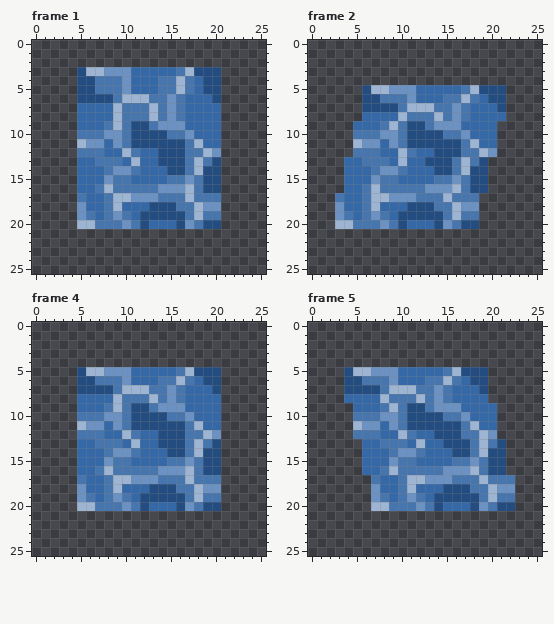
Two versions of one pixel-art file, assets/water.aseprite. The picture above is the old version.
26x26 pixels, 6 frames. Shown: frame 1, frame 2, frame 4, frame 5. The commit also changed other frames, which this record leaves out.
The same view after the edit:
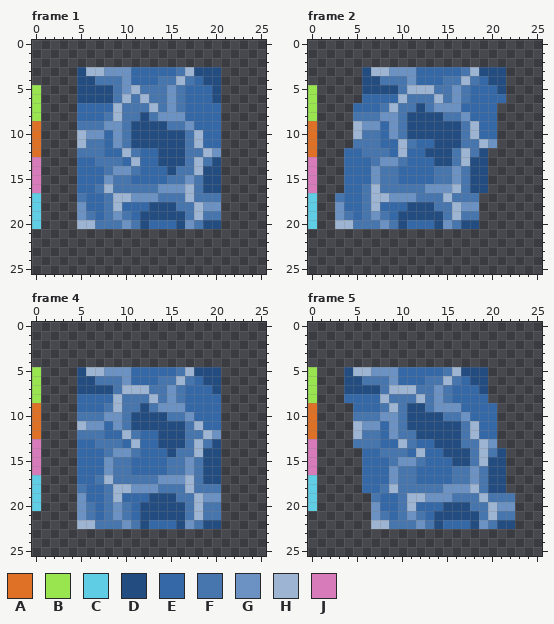
Palette (. is transparent): A #df7126  B #99e550  C #5fcde4  D #234d80  E #3568a7  F #4775ae  G #6b92c2  H #9db5d2  J #d77bba
The exact change:
Changed rows in their new state; - is an unchanged pixel.
Frame 1:
first column x 0:
 5 B------DD--HFF-GFE-E
 6 B----------F--------
 7 B-------------------
 8 B-------F---DFG-G---
 9 A----FFFGG---DDFFG--
10 A----HGGE------DDFH-
11 A-----FF------------
12 A-------------------
13 J-------------------
14 J---------------F---
15 J-------------------
16 J-------------------
17 C-------------------
18 C-------------------
19 C-------------------
20 C-------------------
Frame 2:
first column x 0:
 3 ------DHHGGGEEEEEFHDDD
 4 ------DDFFFGEEEFFHFEDD
 5 B------DDDFHHHFFG-EEE-
 6 B-----EEEEHFFFH-GFE-EE
 7 B----EEEFH-FDFGG-E---.
 8 B----FFFGGFDDDD-FG---.
 9 A----HGGEG---DDDDFH---
10 A----H--E------DDFH---
11 A----FFF-EHFEE----FHG-
12 A---EE--F--E-D--FH-D.-
13 J-----E-GGF--E----D---
14 J------GFFE---FFGF----
15 J---------------------
16 J---------------------
17 C---------------------
18 C---------------------
19 C---------------------
20 C---------------------
Frame 4:
first column x 0:
 5 B--------------------
 6 B--------------------
 7 B--------------------
 8 B--------------------
 9 A----------F---------
10 A--------------------
11 A--------------------
12 A--------------------
13 J--------------------
14 J---------------F----
15 J--------------------
16 J------EG--EEEEFFG---
17 C----E-FHFFFFFGGG--DD
18 C----F----HGGGFF-HFFF
19 C-----E--HE-E---F--GG
20 C----GFE-GFE-DDD-FHFF
21 -----GFEFGFEDDDDDFHFF
22 -----HHFFFGFDEEEDGFDD
Frame 5:
first column x 0:
 5 B----------------------
 6 B----------------------
 7 B----------------------
 8 B----------------------
 9 A----------------------
10 A----------------------
11 A----------------------
12 A----H---GF-DD----HEE--
13 J----FFFEEHFE-D--F--G.-
14 J-------F-FEH--D----F--
15 J--------FGGF---DDFH---
16 J-------EG--EEEEFFG----
17 C-----EE-G-FEEEE--GFDD.
18 C-----EEFH-FFFFGGGH-DD.
19 C------FE--HHGGGFFFHF--
20 C------GEE-HEEEDDDFFHGG
21 -------GFEFGFEDDDDDFHFF
22 -------HHFFFGFDEEEDGFDD
Changed places in both pictures, as pixel boxes (x1, y1, x2, y2):
changed: (32, 85, 212, 229)
changed: (308, 67, 506, 229)
changed: (32, 367, 221, 529)
changed: (308, 367, 515, 529)
